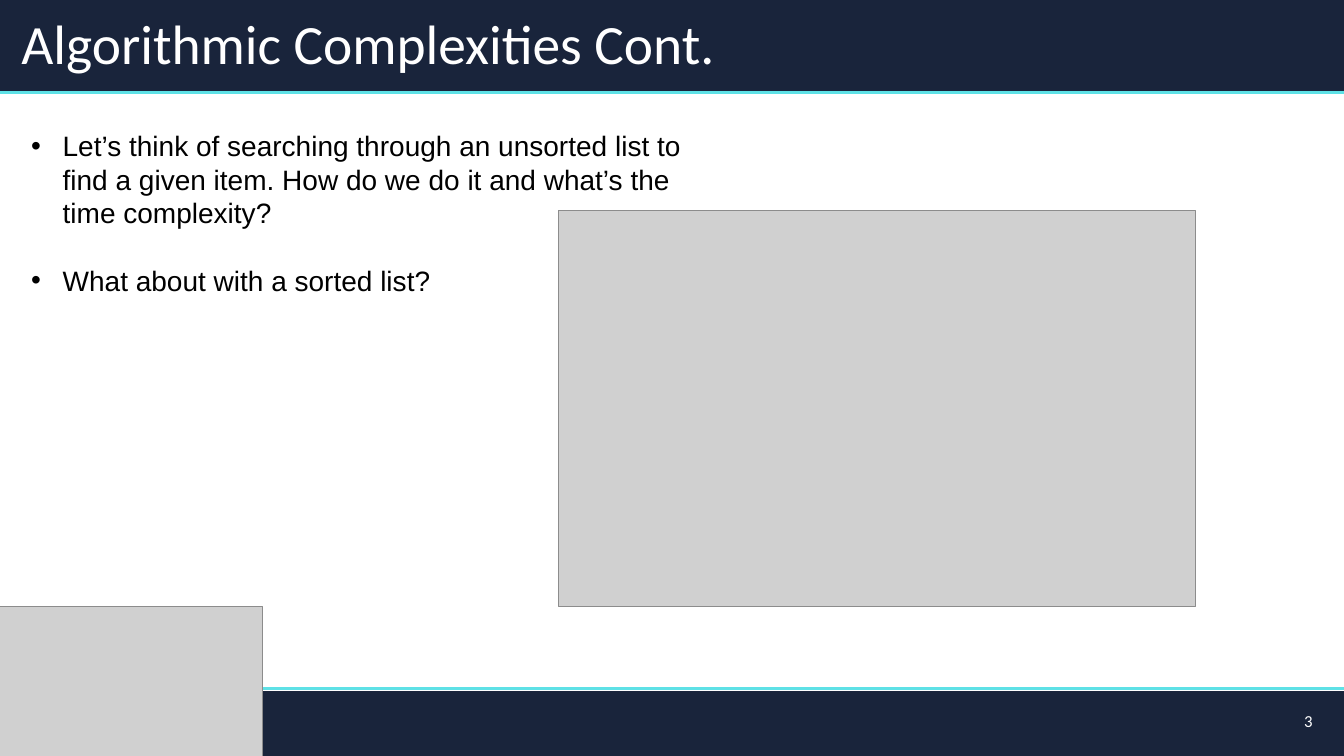
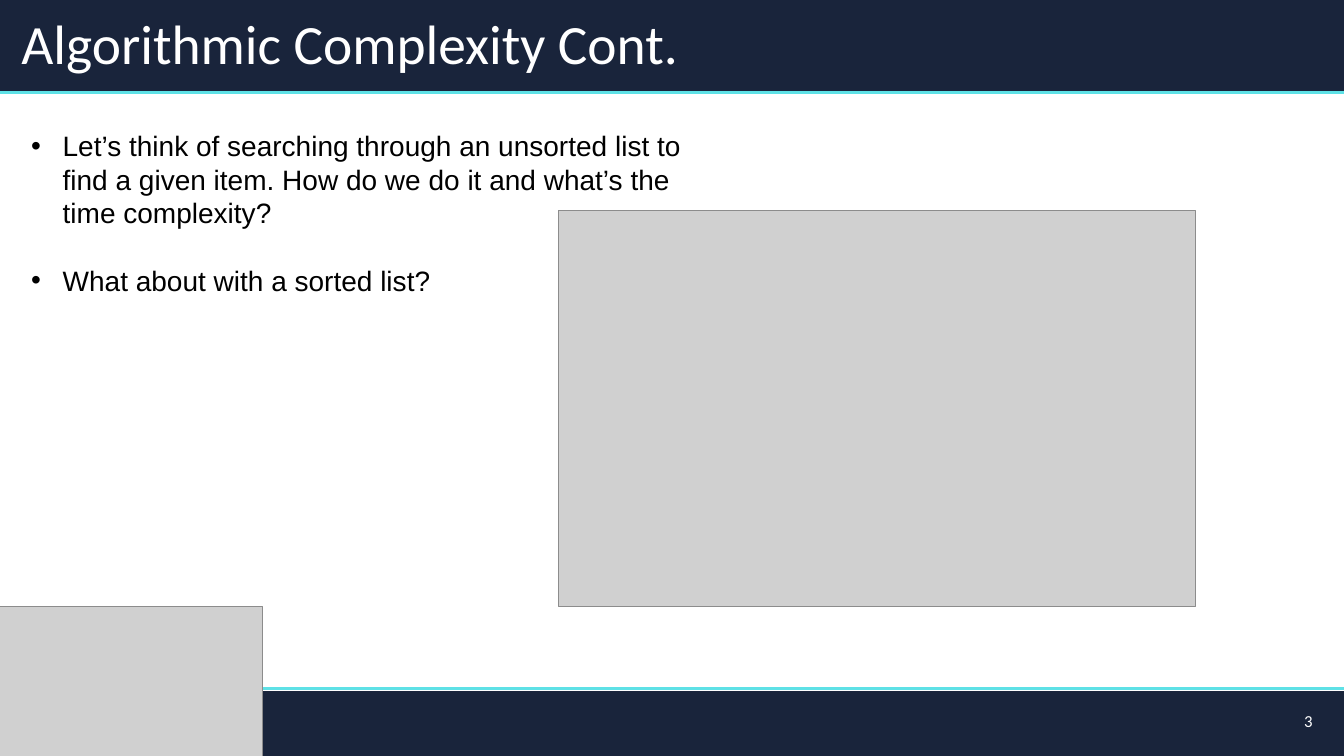
Before and after one commit to FinTechIU/pySupp, a slide deck: slide 3 of FA24/WK4/CodingSessionFour.pptx. Drawn at 1344x756 pixels with LibreOffice and Linux fonts; fonts in the diff are those of the drawing; grey boxes stand for pictures. Boxes give left, top, right and bottom in pixels: in the first picture for what was removed or moved away, otherwise in the second. Text is boxed around its words. In the diff, an @@ line names an element or a change of style, - is before the commit and + after.

```diff
--- a/FA24/WK4/CodingSessionFour.pptx
+++ b/FA24/WK4/CodingSessionFour.pptx
@@ title at (21,25,678,74): text changed @@
-Algorithmic Complexities Cont.
+Algorithmic Complexity Cont.
```
Also in this commit, not shown: 2 other slides changed.
